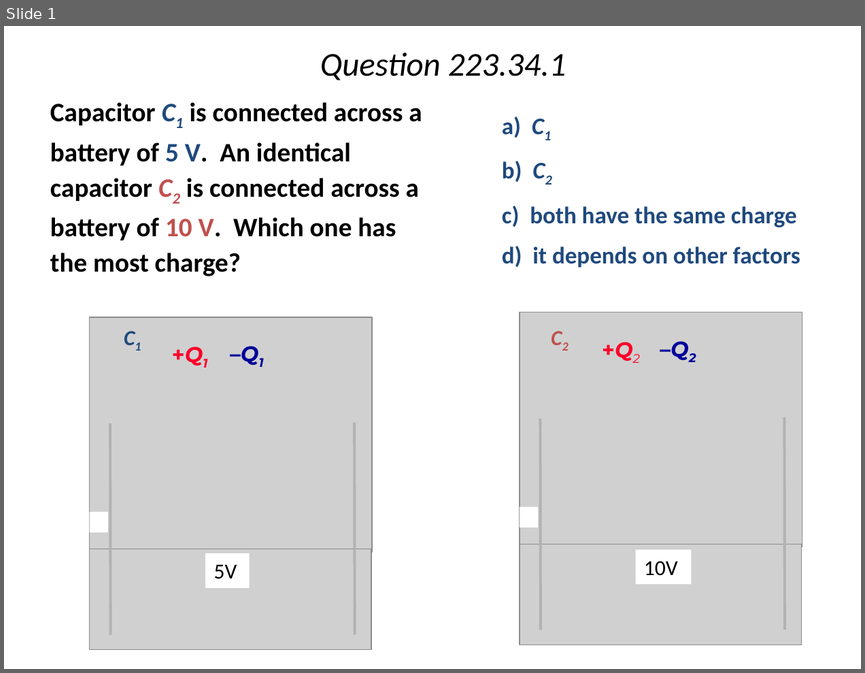
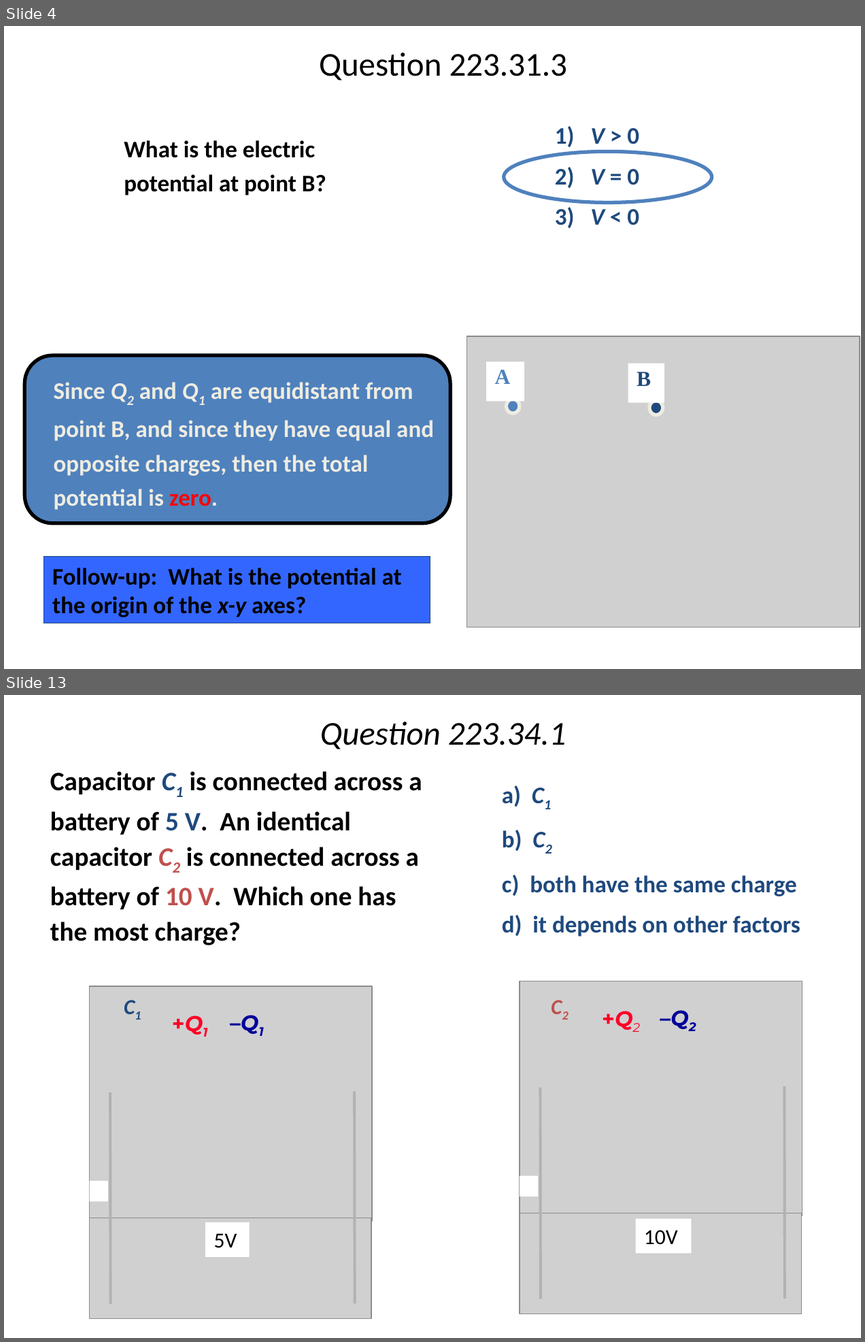
Before and after one commit to rtlines/PH223-Engineering-Physics, a slide deck: Slides/PH223_Lecture_15.pptx. Shown one above the other, each under a label of ours: slide 1 before the commit, slides 4 and 13 after it; the slides between them are not shown. The pictures are 865x673 and 865x1342 pixels, drawn with LibreOffice and Linux fonts; fonts in the diff are those of the drawing; grey boxes stand for pictures. Boxes give left, top, right and bottom in pixels: in the first picture for what was removed or moved away, otherwise in the second. Text is boxed around its words. In the diff, an @@ line names an element or a change of style, - is before the commit and + after.

```diff
--- a/Slides/PH223_Lecture_15.pptx
+++ b/Slides/PH223_Lecture_15.pptx
@@ slide 4 added at (x1=4, y1=26, x2=861, y2=669), background #FFFFFF @@
@@ title added at (x1=319, y1=53, x2=567, y2=80), 28 pt, text #000000 @@
+Question 223.31.3
@@ text added at (x1=555, y1=126, x2=639, y2=228), 20 pt, text #1F497D, bold @@
+1) V > 0
+2) V = 0
+3) V < 0
@@ text added at (x1=124, y1=140, x2=326, y2=195), 20 pt, text #000000, bold @@
+What is the electric potential at point B?
@@ ellipse added at (x1=504, y1=151, x2=712, y2=203), outline #4F81BD 3 pt @@
@@ rounded rectangle added at (x1=24, y1=355, x2=450, y2=523), fill #4F81BD, outline #000000 3 pt @@
@@ group added at (x1=466, y1=336, x2=859, y2=626): 2 ellipses, 2 rectangles, 1 picture @@
+A
+B
@@ text added at (x1=54, y1=382, x2=434, y2=509), 20 pt, text #EEECE1, bold @@
+Since Q2 and Q1 are equidistant from point B, and since they have equal and opposite charges, then the total potential is zero.
@@ rectangle added at (x1=44, y1=556, x2=430, y2=623), fill #3366FF, outline #1F497D 0.75 pt, 20 pt, text #000000, bold @@
+Follow-up: What is the potential at the origin of the x-y axes?
@@ what was slide 1 is now slide 13 @@
```
Also in this commit, not shown: 11 other slides added, 30 other files.
